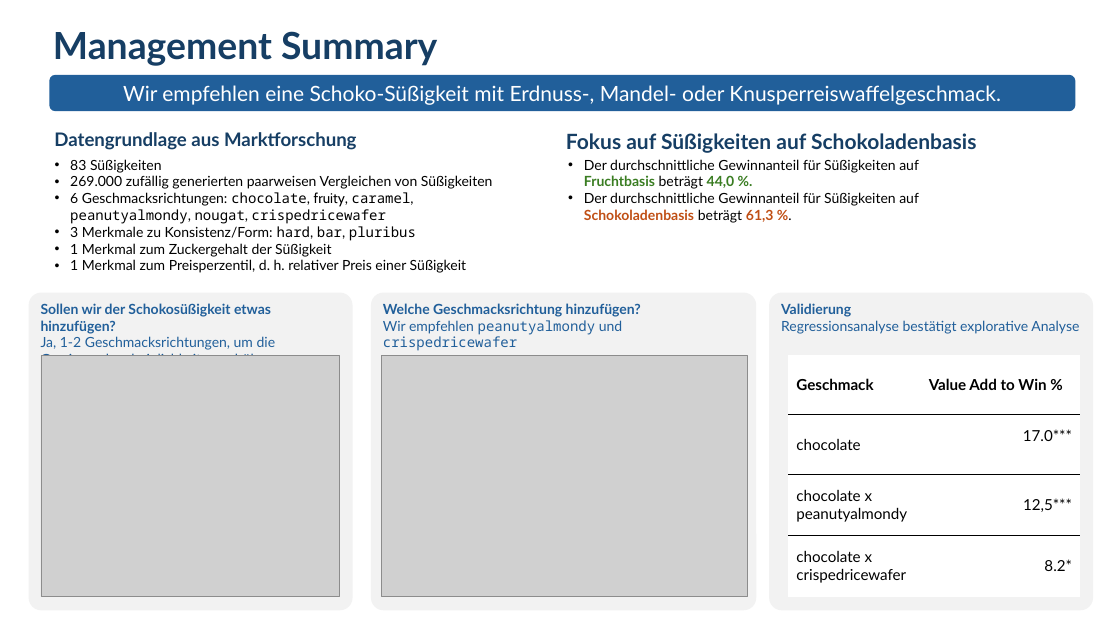
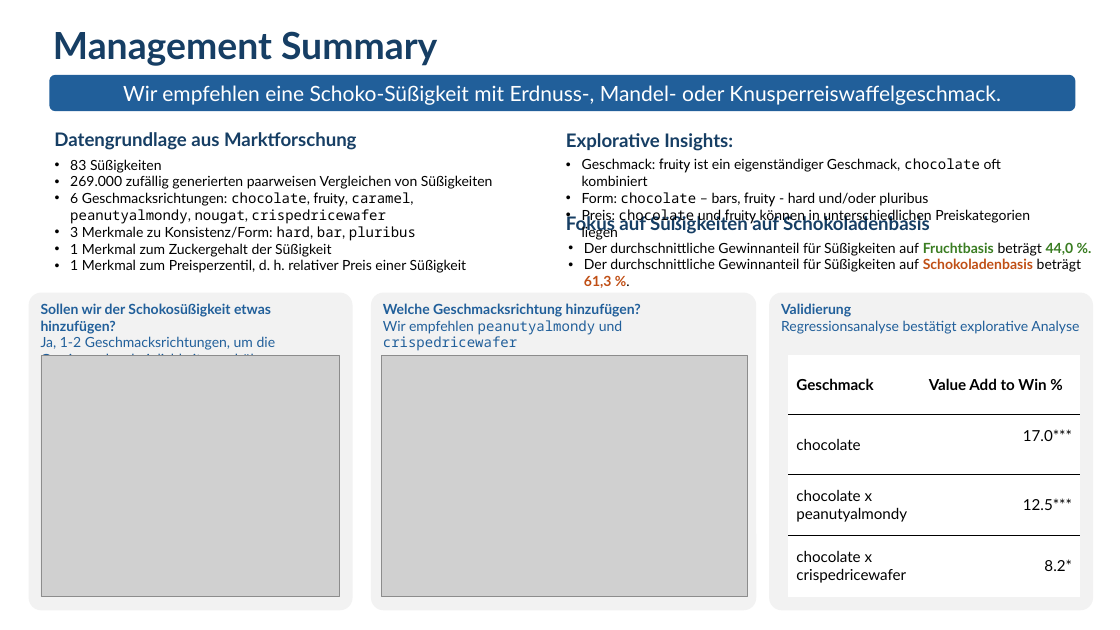
Before and after one commit to bobschaefer/l_case_study, a slide deck: slide 1 of slides/lidl_case_study_Chabanova_Evgeniya.pptx. Drawn at 1120x630 pixels with LibreOffice and Linux fonts; fonts in the diff are those of the drawing; grey boxes stand for pictures. Boxes give left, top, right and bottom in pixels: in the first picture for what was removed or moved away, otherwise in the second. Text is boxed around its words. In the diff, an @@ line names an element or a change of style, - is before the commit and + after.

Commit message:
Update slides

```diff
--- a/slides/lidl_case_study_Chabanova_Evgeniya.pptx
+++ b/slides/lidl_case_study_Chabanova_Evgeniya.pptx
@@ text added at [566,133,733,151], 16 pt, text #163E64, bold @@
+Explorative Insights:
@@ text added at [582,158,1030,224], 12 pt, text #000000 @@
+• Geschmack: fruity ist ein eigenständiger Geschmack, chocolate oft kombiniert
+• Form: chocolate – bars, fruity - hard und/oder pluribus
+• Preis: chocolate und fruity können in unterschiedlichen Preiskategorien liegen
@@ text "Fokus auf Süßigkeiten auf Schokoladenbasis": place and size @@
-text "Fokus auf Süßigkeiten auf Schokoladenbasis" at [566,133,976,153]
+text "Fokus auf Süßigkeiten auf Schokoladenbasis" at [566,214,930,234]
@@ text "Fokus auf Süßigkeiten auf Schokoladenbasis" at [566,214,930,234]: size 18 to 16 pt @@
@@ text "Der durchschnittliche Gewinnanteil für Süßigkeiten ..." rewrapped from [584,159,919,223] to [584,242,1081,288] @@
@@ table at [788,355,1081,597] @@
-row 3, column 2: 12,5***
+row 3, column 2: 12.5***
```
Also in this commit, not shown: 3 other files.
